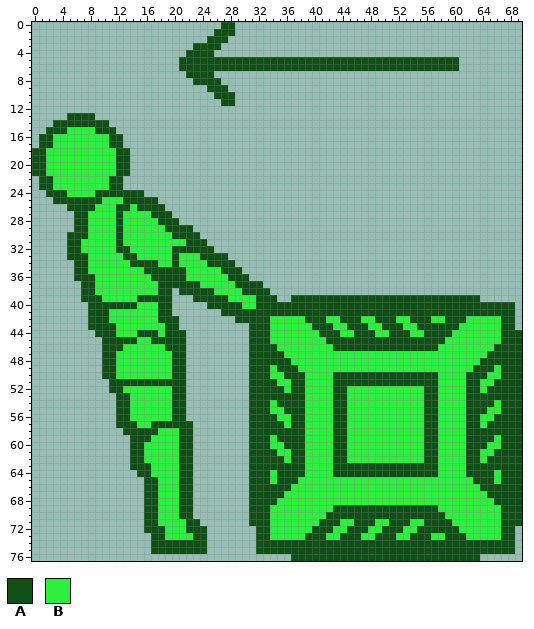
Edited in one commit: sprite sheet (Assets/Art Assets/Sprites/Infographics/PullBox.png). The picture above is the old version.
The file is 70x77 pixels.
Palette (. is transparent): A #104f15  B #2eee3f
Pixels before (only the part around the change), first column x 16:
 0 ...........AA.........................................
 1 ..........AAA.........................................
 2 .........AAA..........................................
 3 .......AAAA...........................................
 4 ......AAAA............................................
 5 .....AAAAAAAAAAAAAAAAAAAAAAAAAAAAAAAAAAAAAAAA.........
 6 .....AAAAAAAAAAAAAAAAAAAAAAAAAAAAAAAAAAAAAAAA.........
 7 ......AAAA............................................
 8 .......AAAA...........................................
 9 .........AAA..........................................
10 ..........AAA.........................................
11 ...........AA.........................................
12 ......................................................
13 ......................................................
14 ......................................................
15 ......................................................
16 ......................................................
17 ......................................................
18 ......................................................
19 ......................................................
After the commit:
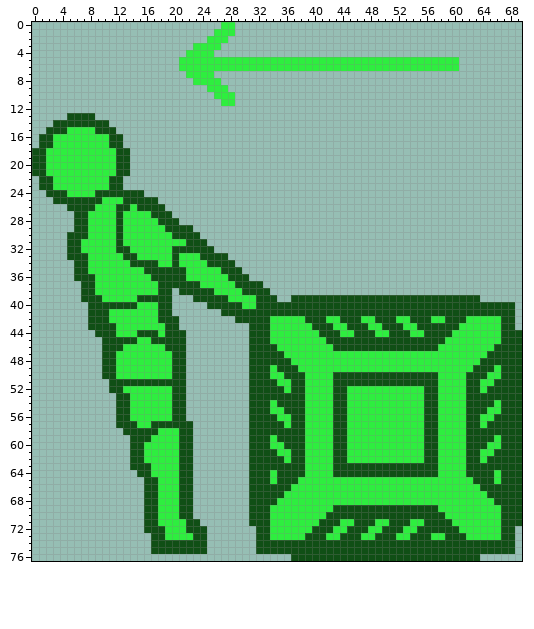
The exact change:
y 0: x 27..28 AA -> BB
y 1: x 26..28 AAA -> BBB
y 2: x 25..27 AAA -> BBB
y 3: x 23..26 AAAA -> BBBB
y 4: x 22..25 AAAA -> BBBB
y 5..6: x 21..60 AAAAAAAAAAAAAAAAAAAAAAAAAAAAAAAAAAAAAAAA -> BBBBBBBBBBBBBBBBBBBBBBBBBBBBBBBBBBBBBBBB
y 7: x 22..25 AAAA -> BBBB
y 8: x 23..26 AAAA -> BBBB
y 9: x 25..27 AAA -> BBB
y 10: x 26..28 AAA -> BBB
y 11: x 27..28 AA -> BB
Pixel boxes of the changes (left, top, right, bottom) in both pictures:
changed: (179, 22, 459, 106)
